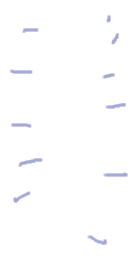
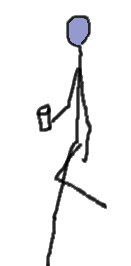
Two versions of the same layered image (131px x 266px). Layer-by-layer changes:
hid "highlight" over box(10, 15, 128, 245)
showed "Pasted Layer" over box(36, 15, 107, 266)
